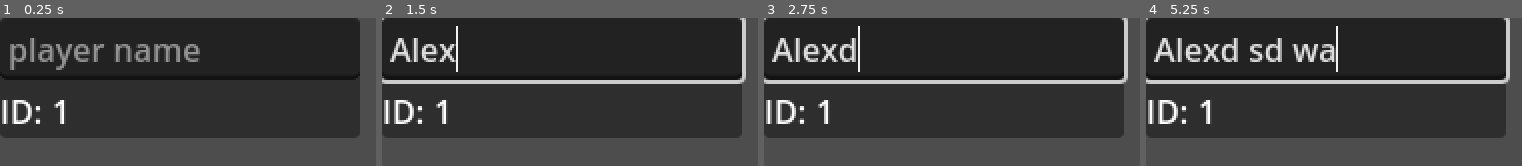
Above: before the commit, frames 1-4 (left to right).
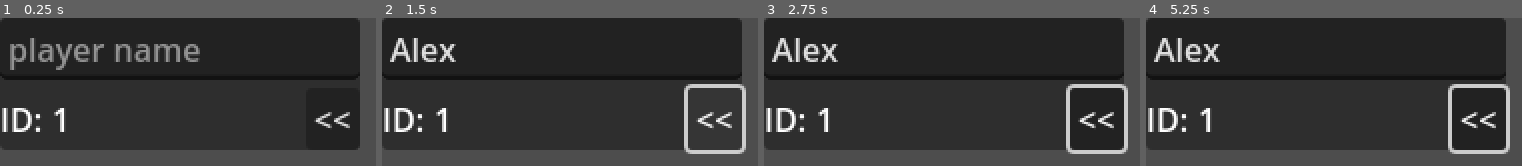
Above: after the commit, the same moments.

Repository: zibetnu/haunting-hijinx
Game: Godot game, scene res://src/lobby/player_card/player_card.tscn
The game is run twice, just before and just after one commit, with the same random seed, the same clock (stepped at 60 frames per second) and the same inputs. This scene is started directly instead of the project's main scene.
Inputs (mouse positions are in pixels of both pictures, inside the frame that each line leads up to):
- Up to frame 1 (0.25 s): no input
- Up to frame 2 (1.5 s): click (562, 49) at 0.52 s; type "Alex" at 0.6 s; click (716, 118) at 1.25 s, where only the run after the commit has a clickable "<<"
- Up to frame 3 (2.75 s): tap Enter at 2 s; move the mouse to (outside the picture) at 2.02 s; press the mouse at (outside the picture) at 2.03 s; hold D (move_right) from 2.03 s (still down)
- Up to frame 4 (5.25 s): tap Space at 2.75, 4.25 s; move the mouse to (outside the picture) at 2.77 s; release D (move_right) at 2.78 s; release the mouse at (outside the picture) at 2.78 s; hold S (move_down) 2.78-3.53 s; right-click (outside the picture) at 2.85 s; tap Enter at 3.5, 5 s; move the mouse to (outside the picture) at 3.52 s; press the mouse at (outside the picture) at 3.53 s; hold D (move_right) 3.53-4.28 s; move the mouse to (outside the picture) at 4.27 s; release the mouse at (outside the picture) at 4.28 s; hold W (move_up) 4.28-5.03 s; right-click (outside the picture) at 4.35 s; move the mouse to (outside the picture) at 5.02 s; press the mouse at (outside the picture) at 5.03 s; hold A (move_left) from 5.03 s (still down)

The runs differ from the first frame. In frame 1, 9.5% of the frame differs, in the area x 0-96%, y 55-90%; in frame 2, 13%; in frame 3, 15%; in frame 4, 17%, in the area x 0-97%, y 0-92%.

Commit message:
Add ability to swap participants and spectators

Diff:
--- a/src/autoload/peer_data/peer_data.gd
+++ b/src/autoload/peer_data/peer_data.gd
@@ -1,10 +1,12 @@
 extends Node
 
 
+const MIN_PARTICIPANTS = 1
 const MAX_PARTICIPANTS = 5
 
 signal ghost_peer_changed(id: int)
 signal peer_name_changed(id: int)
+signal peer_participation_changed(id: int)
 
 @export var ghost_peer := 1:
 	set(value):
@@ -40,6 +42,21 @@
 	peer_name_changed.emit(id)
 
 
+func toggle_participation(id: int) -> void:
+	if id in participants:
+		participants.erase(id)
+		spectators.append(id)
+
+	elif id in spectators and participants.size() < MAX_PARTICIPANTS:
+		spectators.erase(id)
+		participants.append(id)
+
+	else:
+		return
+
+	peer_participation_changed.emit(id)
+
+
 func _on_peer_disconnected(id: int) -> void:
 	if not multiplayer.is_server():
 		return
@@ -65,6 +82,8 @@
 	else:
 		spectators.append(id)
 
+	peer_participation_changed.emit(id)
+
 
 func _on_server_created() -> void:
 	if not OS.has_feature("dedicated_server"):
--- a/src/lobby/lobby.gd
+++ b/src/lobby/lobby.gd
@@ -16,6 +16,7 @@
 	multiplayer.peer_disconnected.connect(_on_peer_disconnected)
 	PeerData.ghost_peer_changed.connect(_on_ghost_peer_changed)
 	PeerData.peer_name_changed.connect(_on_peer_name_changed)
+	PeerData.peer_participation_changed.connect(_on_peer_participation_changed)
 
 	for peer_id in PeerData.participants:
 		add_participant(peer_id)
@@ -81,6 +82,29 @@
 	%GhostSelector.set_item_text(index, PeerData.peer_names[id])
 
 
+func _on_peer_participation_changed(id: int) -> void:
+	var disabled := not (id in PeerData.participants)
+	%GhostSelector.set_item_disabled(%GhostSelector.get_item_index(id), disabled)
+
+	# In cases where the selected id may be disabled or
+	# no id is selected, select the first available id.
+	if disabled or %GhostSelector.get_selected_id() == -1:
+		%GhostSelector.select(%GhostSelector.get_selectable_item())
+
+	%StartButton.disabled = PeerData.participants.size() < PeerData.MIN_PARTICIPANTS
+	for card in %ActiveCards.get_children() + %SpectateCards.get_children():
+		if card.peer_id != id:
+			continue
+
+		if id in PeerData.participants:
+			card.reparent(%ActiveCards)
+			card.ready.emit()  # Fix for MultiplayerSpawner error.
+
+		elif id in PeerData.spectators:
+			card.reparent(%SpectateCards)
+			card.ready.emit()  # Fix for MultiplayerSpawner error.
+
+
 func _on_start_button_pressed() -> void:
 		PeerData.ghost_peer = %GhostSelector.get_selected_id()
 		SceneChanger.change_scene_to_packed(level)
--- a/src/lobby/lobby.tscn
+++ b/src/lobby/lobby.tscn
@@ -90,6 +90,7 @@
 text_overrun_behavior = 3
 
 [node name="StartButton" type="Button" parent="HostMenu"]
+unique_name_in_owner = true
 layout_mode = 2
 focus_neighbor_top = NodePath("../HBoxContainer/GhostSelector")
 text = "Start Game"
--- a/src/lobby/player_card/player_card.gd
+++ b/src/lobby/player_card/player_card.gd
@@ -1,4 +1,4 @@
-extends Panel
+extends PanelContainer
 
 
 @export var peer_id := 1:
@@ -10,8 +10,11 @@
 
 func _ready() -> void:
 	PeerData.peer_name_changed.connect(_on_peer_name_changed)
+	PeerData.peer_participation_changed.connect(_on_peer_participation_changed)
 	%NameLineEdit.visible = multiplayer.get_unique_id() == peer_id
 	%NameLabel.visible = not %NameLineEdit.visible
+	%ParticipationToggle.visible = multiplayer.is_server()
+	_on_peer_participation_changed(peer_id)
 	get_peer_name()
 
 
@@ -37,8 +40,21 @@
 	set_peer_name(new_text)
 
 
+func _on_participation_toggle_pressed() -> void:
+	PeerData.toggle_participation(peer_id)
+
+
 func _on_peer_name_changed(id: int) -> void:
 	if id != peer_id:
 		return
 
 	get_peer_name()
+
+
+func _on_peer_participation_changed(_id: int) -> void:
+	if peer_id in PeerData.participants:
+		%ParticipationToggle.text = ">>"
+
+	else:
+		%ParticipationToggle.disabled = PeerData.participants.size() >= PeerData.MAX_PARTICIPANTS
+		%ParticipationToggle.text = "<<"
--- a/src/lobby/player_card/player_card.tscn
+++ b/src/lobby/player_card/player_card.tscn
@@ -22,11 +22,9 @@
 properties/0/sync = true
 properties/0/watch = false
 
-[node name="PlayerCard" type="Panel"]
-custom_minimum_size = Vector2(180, 60)
+[node name="PlayerCard" type="PanelContainer"]
 offset_right = 180.0
-offset_bottom = 60.0
-size_flags_horizontal = 3
+offset_bottom = 31.0
 script = ExtResource("1_aanr4")
 
 [node name="MultiplayerSynchronizer" type="MultiplayerSynchronizer" parent="."]
@@ -34,16 +32,11 @@
 replication_config = SubResource("SceneReplicationConfig_wemvv")
 
 [node name="VBoxContainer" type="VBoxContainer" parent="."]
-layout_mode = 1
-anchors_preset = 15
-anchor_right = 1.0
-anchor_bottom = 1.0
-offset_bottom = 1.0
-grow_horizontal = 2
-grow_vertical = 2
+layout_mode = 2
 
 [node name="NameLineEdit" type="LineEdit" parent="VBoxContainer"]
 unique_name_in_owner = true
+custom_minimum_size = Vector2(180, 0)
 layout_mode = 2
 placeholder_text = "player name"
 max_length = 20
@@ -56,8 +49,10 @@
 [node name="NameLabel" type="Label" parent="VBoxContainer"]
 unique_name_in_owner = true
 visible = false
+custom_minimum_size = Vector2(180, 0)
 layout_mode = 2
 text = "player name"
+autowrap_mode = 1
 
 [node name="HBoxContainer" type="HBoxContainer" parent="VBoxContainer"]
 layout_mode = 2
@@ -71,5 +66,13 @@
 layout_mode = 2
 text = "1"
 
+[node name="ParticipationToggle" type="Button" parent="VBoxContainer/HBoxContainer"]
+unique_name_in_owner = true
+visible = false
+layout_mode = 2
+size_flags_horizontal = 10
+text = ">>"
+
 [connection signal="text_changed" from="VBoxContainer/NameLineEdit" to="." method="_on_name_line_edit_text_changed"]
 [connection signal="synchronized" from="VBoxContainer/NameLineEdit/EditSynchronizer" to="." method="_on_edit_synchronizer_synchronized"]
+[connection signal="pressed" from="VBoxContainer/HBoxContainer/ParticipationToggle" to="." method="_on_participation_toggle_pressed"]
